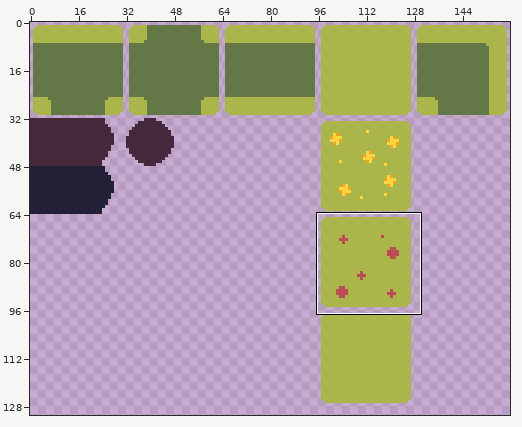
Sprite sheet, stored at assets/spritesheet.png. The first picture is a wide view before the edit; the outline marks the close-up.
Close-up. Before the edit:
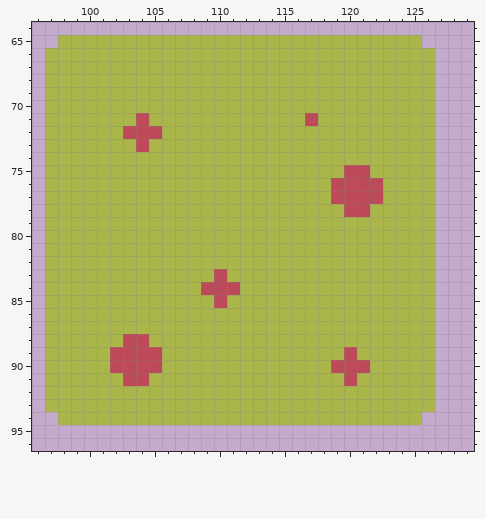
The file is 160x160 pixels. Shown: x 96..129, y 64..96. The wide view leaves out empty margins.
Now the later version:
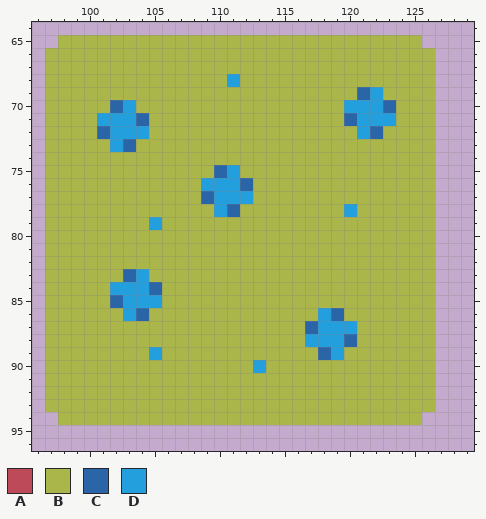
Palette (. is transparent): A #bc4a58  B #aab54a  C #2a65a8  D #249fde
The edit:
@@ x 96..129 @@
 67 .BBBBBBBBBBBBBBBBBBBBBBBBBBBBBB...
-68 .BBBBBBBBBBBBBBBBBBBBBBBBBBBBBB...
-69 .BBBBBBBBBBBBBBBBBBBBBBBBBBBBBB...
-70 .BBBBBBBBBBBBBBBBBBBBBBBBBBBBBB...
-71 .BBBBBBBABBBBBBBBBBBBABBBBBBBBB...
-72 .BBBBBBAAABBBBBBBBBBBBBBBBBBBBB...
-73 .BBBBBBBABBBBBBBBBBBBBBBBBBBBBB...
+68 .BBBBBBBBBBBBBBDBBBBBBBBBBBBBBB...
+69 .BBBBBBBBBBBBBBBBBBBBBBBBCDBBBB...
+70 .BBBBBCDBBBBBBBBBBBBBBBBDDDCBBB...
+71 .BBBBDDDCBBBBBBBBBBBBBBBCDDDBBB...
+72 .BBBBCDDDBBBBBBBBBBBBBBBBDCBBBB...
+73 .BBBBBDCBBBBBBBBBBBBBBBBBBBBBBB...
 74 .BBBBBBBBBBBBBBBBBBBBBBBBBBBBBB...
-75 .BBBBBBBBBBBBBBBBBBBBBBBAABBBBB...
-76 .BBBBBBBBBBBBBBBBBBBBBBAAAABBBB...
-77 .BBBBBBBBBBBBBBBBBBBBBBAAAABBBB...
-78 .BBBBBBBBBBBBBBBBBBBBBBBAABBBBB...
-79 .BBBBBBBBBBBBBBBBBBBBBBBBBBBBBB...
+75 .BBBBBBBBBBBBBCDBBBBBBBBBBBBBBB...
+76 .BBBBBBBBBBBBDDDCBBBBBBBBBBBBBB...
+77 .BBBBBBBBBBBBCDDDBBBBBBBBBBBBBB...
+78 .BBBBBBBBBBBBBDCBBBBBBBBDBBBBBB...
+79 .BBBBBBBBDBBBBBBBBBBBBBBBBBBBBB...
 80 .BBBBBBBBBBBBBBBBBBBBBBBBBBBBBB...
@@ x 96..129 @@
 82 .BBBBBBBBBBBBBBBBBBBBBBBBBBBBBB...
-83 .BBBBBBBBBBBBBABBBBBBBBBBBBBBBB...
-84 .BBBBBBBBBBBBAAABBBBBBBBBBBBBBB...
-85 .BBBBBBBBBBBBBABBBBBBBBBBBBBBBB...
-86 .BBBBBBBBBBBBBBBBBBBBBBBBBBBBBB...
-87 .BBBBBBBBBBBBBBBBBBBBBBBBBBBBBB...
-88 .BBBBBBAABBBBBBBBBBBBBBBBBBBBBB...
-89 .BBBBBAAAABBBBBBBBBBBBBBABBBBBB...
-90 .BBBBBAAAABBBBBBBBBBBBBAAABBBBB...
-91 .BBBBBBAABBBBBBBBBBBBBBBABBBBBB...
+83 .BBBBBBCDBBBBBBBBBBBBBBBBBBBBBB...
+84 .BBBBBDDDCBBBBBBBBBBBBBBBBBBBBB...
+85 .BBBBBCDDDBBBBBBBBBBBBBBBBBBBBB...
+86 .BBBBBBDCBBBBBBBBBBBBBDCBBBBBBB...
+87 .BBBBBBBBBBBBBBBBBBBBCDDDBBBBBB...
+88 .BBBBBBBBBBBBBBBBBBBBDDDCBBBBBB...
+89 .BBBBBBBBDBBBBBBBBBBBBCDBBBBBBB...
+90 .BBBBBBBBBBBBBBBBDBBBBBBBBBBBBB...
+91 .BBBBBBBBBBBBBBBBBBBBBBBBBBBBBB...
 92 .BBBBBBBBBBBBBBBBBBBBBBBBBBBBBB...
Pixel boxes of the changes (left, top, right, bottom) in both close-ups:
changed: (227, 74, 240, 87)
changed: (305, 87, 396, 217)
changed: (97, 100, 266, 386)
changed: (305, 308, 370, 386)
